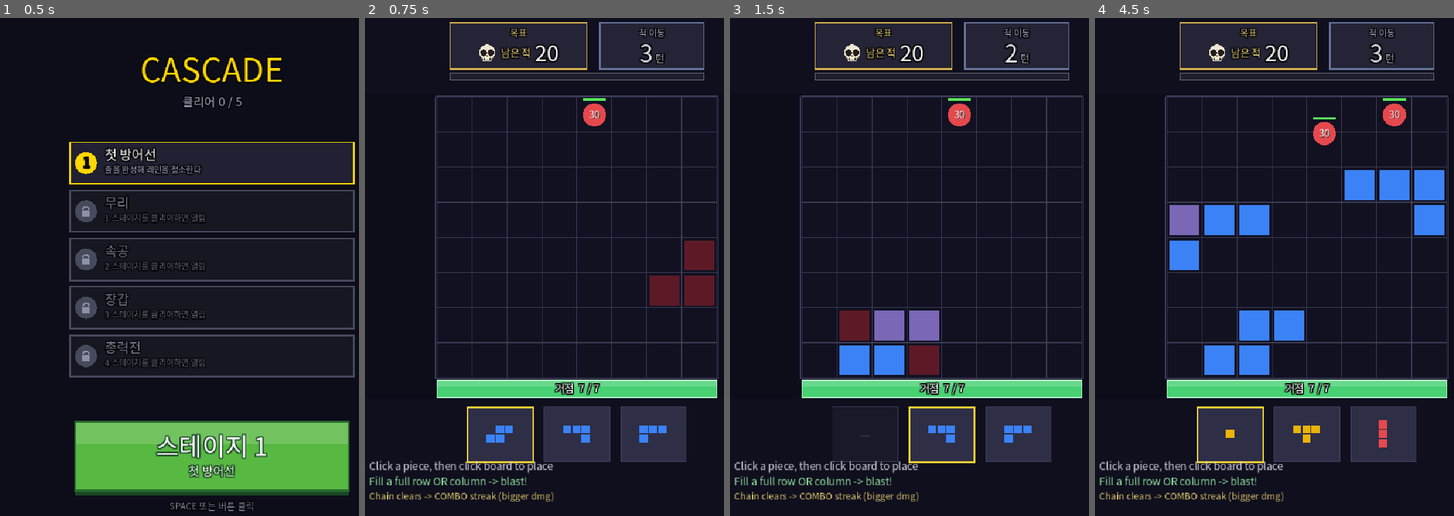
Above: before the commit, frames 1-4 (left to right).
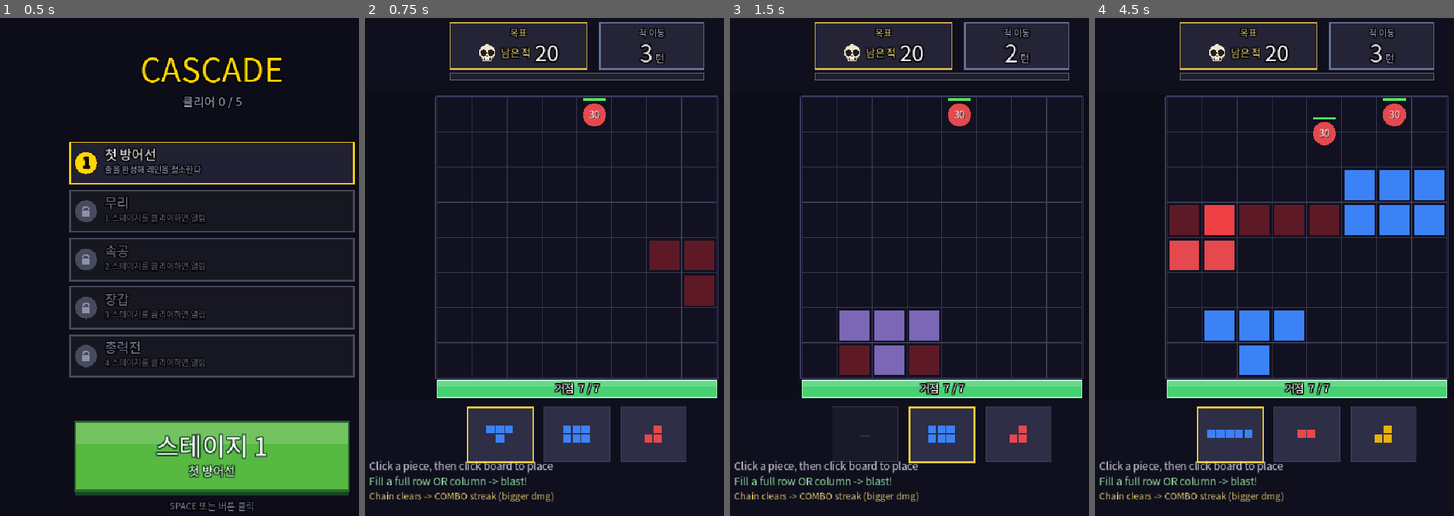
Above: after the commit, the same moments.

Repository: rorhdsu123/Cascade
Game: Godot game, scene res://Main.tscn
Two runs of this game, one before a commit and one after it. Both use one fixed random seed, a clock stepped at 60 frames per second and the inputs below.
Inputs (mouse positions are in pixels of both pictures, inside the frame that each line leads up to):
- Up to frame 1 (0.5 s): no input
- Up to frame 2 (0.75 s): tap Enter at 0.5, 0.6 s; move the mouse to (673, 262) at 0.52 s; click (673, 262) at 0.67 s
- Up to frame 3 (1.5 s): tap Space at 0.77, 1.25 s; move the mouse to (855, 316) at 1.27 s; tap 1 at 1.35 s; click (855, 316) at 1.42 s
- Up to frame 4 (4.5 s): tap Space at 1.52, 2.75, 3.02, 3.77, 4.25 s; tap Enter at 2, 2.1, 3.5, 3.6 s; move the mouse to (1349, 167) at 2.02 s; click (1349, 167) at 2.17 s; move the mouse to (1285, 396) at 2.77 s; tap 1 at 2.85, 4.35 s; click (1285, 396) at 2.92 s; move the mouse to (1439, 371) at 3.52 s; click (1439, 371) at 3.67 s; move the mouse to (1173, 207) at 4.27 s; click (1173, 207) at 4.42 s

Frame 1 is identical in both runs. In frame 2, 1.4% of the frame differs, in the area x 33-88%, y 44-86%; in frame 3, 1.8%; in frame 4, 6.1%, in the area x 20-88%, y 37-87%.

Commit message:
feat: 큰 조각 빈도 정상화 + 난이도 곡선 복원 (C29)
Block Blast 대비 큰 조각이 덜 나온다는 체감을 계측으로 확인하고 고침.
(tools/piecestat.gd, 300판 집계)

조각 분포 — 평균 3.56칸 → 4.24칸
  - I5   7.5% → 17.3%  (Block Blast 실측 최다 조각 17.7%)
  - 3×3  2.0% →  6.1%
  - 1칸  6.0% →  1.2%

원인 둘:
  - 티어 확률 과보호. 3×3은 f>0.62에서만, 그것도 최대 9%였는데 실측 f는
    대부분 0.6~0.75 → 사실상 안 나옴. SMALL 하한이 항상 40%.
  - 풀 안에서 균등추첨. I5가 테트로미노 8종에 희석되고, 반대로 1칸짜리가
    SMALL의 1/9씩 나옴.

고친 것:
  - 티어 확률 상향 + PIECE_W 가중추첨 (I5 무겁게, 1칸 가볍게)
  - 배치 가능 자리 필터: 지금 보드에 놓을 자리가 부족한 조각은 배급 안 함.
    큰 조각일수록 더 많은 자리를 요구(3×3=4자리). 이게 없으면 막힘사가
    4배 폭증(스1 20→93판/300) — 죽을 때 보드가 절반이나 비어 있었음.
    빈칸 수로는 파편화를 못 보기 때문.

난이도 복원 — 조각이 커진 만큼 적 압박(core_hp·total)을 다시 조임.
승률(300판, DDA ON): 88 / 81 / 68 / 49 / 40%

밸런스 기준 ⑤ 추가 — 손잡이는 core_hp·total 둘뿐:
  - step_every는 절벽. 3→2면 스5 승률 61%→2.5%.
  - spawn_every는 비단조. 조이면 적이 뭉쳐 들어와 한 레인에 더 쓸려서
    스3이 오히려 쉬워짐(63%→75%).

남은 이슈: 스1은 패배가 전부 막힘사(88%, 목표 95%). 스4·5는 적 수가
늘어 판이 25~30% 길어짐.

Co-Authored-By: Claude Opus 4.8 (1M context) <noreply@anthropic.com>

Diff:
--- a/Main.gd
+++ b/Main.gd
@@ -55,6 +55,10 @@
 # 기준 ③ 누수 봉쇄: 필요 처치 = total − (core_hp − 1). core_hp가 total에 가까우면
 #   '흘려보내며 이기기'가 성립(구 25/28 = 파탄). core_hp는 '허용 누수 횟수 + 1'로 읽는다.
 # 기준 ④ 누수 시계 = ROWS × step_every 배치 (fast는 절반). 유입 = spawn_every 배치당 1회.
+# 기준 ⑤ 난이도 손잡이는 core_hp(허용 누수) + total(적 수) 둘뿐이다. 나머지는 실측상 못 쓴다:
+#   step_every 3→2 = 절벽(스5 승률 61%→2.5%). 누수 시계가 24→16배치로 줄면 그냥 안 됨.
+#   spawn_every는 비단조 — 2→1로 조이면 스3이 오히려 쉬워졌다(63%→75%). 적이 뭉쳐 들어와
+#   한 레인 청소에 더 많이 쓸려나가기 때문. '더 빨리 온다'가 '더 어렵다'가 아니다.
 const STAGES: Array = [
 	{
 		"name": "첫 방어선", "tag": "줄을 완성해 레인을 청소한다",
@@ -65,26 +69,26 @@
 	{
 		# desync로 무리 절반이 base_step−1로 더 빨리 전진 → 행·열로 흩어져 한 줄론 못 쓸어냄
 		"name": "무리", "tag": "흩어져 밀려온다 — 한 줄로는 못 쓴다",
-		"total": 28, "core_hp": 5, "base_hp": 32, "hp_ramp": 0.4, "tank_mult": 2.5,
+		"total": 30, "core_hp": 3, "base_hp": 32, "hp_ramp": 0.4, "tank_mult": 2.5,
 		"spawn_every": 2, "step_every": 3, "onboard": 4,
 		"weights": {"basic": 40, "fast": 0, "tank": 0, "swarm": 60},
 	},
 	{
 		"name": "속공", "tag": "빠르다 — 시간이 없다",
-		"total": 30, "core_hp": 4, "base_hp": 34, "hp_ramp": 0.5, "tank_mult": 2.5,
+		"total": 34, "core_hp": 3, "base_hp": 34, "hp_ramp": 0.5, "tank_mult": 2.5,
 		"spawn_every": 2, "step_every": 3, "onboard": 3,
 		"weights": {"basic": 40, "fast": 50, "tank": 0, "swarm": 10},
 	},
 	{
 		# tank HP를 콤보3(240) 구간에 앉힌다: base 44~50 × 4.5 = 198~227 → 콤보2(180)로는 안 뚫림.
 		"name": "장갑", "tag": "한 방으론 안 뚫린다 — 콤보를 쌓아라",
-		"total": 32, "core_hp": 3, "base_hp": 44, "hp_ramp": 0.3, "tank_mult": 4.5,
+		"total": 44, "core_hp": 2, "base_hp": 44, "hp_ramp": 0.3, "tank_mult": 4.5,
 		"spawn_every": 2, "step_every": 3, "onboard": 3,
 		"weights": {"basic": 40, "fast": 0, "tank": 55, "swarm": 5},
 	},
 	{
 		"name": "총력전", "tag": "전부 온다",
-		"total": 38, "core_hp": 3, "base_hp": 46, "hp_ramp": 0.4, "tank_mult": 4.2,
+		"total": 48, "core_hp": 2, "base_hp": 46, "hp_ramp": 0.4, "tank_mult": 4.2,
 		"spawn_every": 2, "step_every": 3, "onboard": 2,
 		"weights": {"basic": 20, "fast": 35, "tank": 25, "swarm": 20},
 	},
@@ -161,6 +165,16 @@
 const SMALL_POOL: Array = ["1", "D2h", "D2v", "I3h", "I3v", "L3a", "L3b", "L3c", "L3d"]
 const MID_POOL: Array = ["O", "I", "Iv", "T", "S", "Z", "L", "J", "I5h", "I5v", "R32", "R23"]
 const BIG_POOL: Array = ["R33"]
+
+# 풀 안에서도 균등추첨이 아니라 가중추첨. 균등이면 간판 조각(I5)이 테트로미노 8종에 희석돼
+# MID의 1/6밖에 안 나오고, 1칸짜리가 SMALL의 1/9씩이나 나온다(= 손에 쓰레기 조각이 자주 잡힘).
+# Block Blast 감각: I5가 최다(~18%), 1칸은 아주 드묾.
+const PIECE_W: Dictionary = {
+	"1": 1, "D2h": 3, "D2v": 3, "I3h": 6, "I3v": 6, "L3a": 4, "L3b": 4, "L3c": 4, "L3d": 4,
+	"O": 6, "I": 4, "Iv": 4, "T": 4, "S": 3, "Z": 3, "L": 4, "J": 4,
+	"I5h": 10, "I5v": 10, "R32": 7, "R23": 7,
+	"R33": 1,
+}
 
 # ===== 스테이지 상태 =====
 # mode: "select"=레벨 선택 화면, "play"=한 스테이지 플레이 중 (스테이지는 서로 독립 = 보드·거점 초기화)
@@ -350,26 +364,64 @@
 				n += 1
 	return n
 
-# 조각 크기는 '보드 여유'에 연동한다 — 진행도가 아니라.
-# 구버전은 big_chance를 적 스폰 진행도(spawned/total)에 묶어서, 보드가 파편화돼 있어도 후반이면
-# 테트로미노를 50%까지 퍼부었음. 실측: 막힘 사망 시 보드 점유가 평균 46%뿐 = 보드가 '차서'가 아니라
-# 큰 조각이 '안 맞아서' 죽는다는 뜻. → 여유가 많을 때만 큰 조각, 빡빡하면 작은 조각으로 숨통.
 # 조각 크기 티어는 '보드 여유'에 연동한다 — 진행도가 아니라.
 # 여유가 많으면 큰 조각(줄 완성 주력 = I5·직사각), 빡빡해지면 작은 조각으로 숨통.
-# 구버전은 적 스폰 진행도에 묶여 있어 파편화된 보드에도 테트로미노를 퍼부었음(막힘사의 원인).
+# (구버전은 적 스폰 진행도에 묶여 있어 파편화된 보드에도 테트로미노를 퍼부었음 = 막힘사의 원인.)
+#
+# 단, 여유 연동을 너무 세게 걸면 반대로 과보호가 된다: 실측 f는 대부분 0.6~0.9인데
+# 옛 계수(big은 f>0.62부터 최대 9%, mid는 상한 52%)로는 SMALL이 항상 40% 이상 깔려서
+# 평균 조각이 3.56칸까지 내려갔고 3×3은 2%밖에 안 나왔다. 그 사이 막힘사는 300판 중 2~20판까지
+# 줄어든 반면 패배의 대부분은 '적을 못 잡아서'(거점 함락)로 옮겨간 상태 → 조각을 키우는 게 곧 해법.
 func _random_piece() -> Dictionary:
 	var f: float = float(_free_cells()) / float(ROWS * COLS)
-	var p_big: float = clampf((f - 0.62) / 0.38, 0.0, 1.0) * 0.09
-	var p_mid: float = clampf((f - 0.28) / 0.40, 0.0, 1.0) * 0.52
+	var p_big: float = clampf((f - 0.50) / 0.35, 0.0, 1.0) * 0.16
+	var p_mid: float = clampf((f - 0.25) / 0.30, 0.0, 1.0) * 0.60
 	var r: float = randf()
-	var pool: Array = SMALL_POOL
+	var tier: int = 0                      # 0=SMALL, 1=MID, 2=BIG
 	if r < p_big:
-		pool = BIG_POOL
+		tier = 2
 	elif r < p_big + p_mid:
-		pool = MID_POOL
-	var t: String = pool[randi() % pool.size()]
+		tier = 1
+	# 빈칸 수(f)만으로는 '파편화'를 못 본다: 보드가 반이나 비었는데도 3×3·I5가 들어갈 자리가
+	# 없는 상태가 실제 막힘사의 정체(사망 시 보드 점유 50%). 그래서 지금 보드에 놓을 자리가
+	# 없는 조각은 아예 뽑지 않고, 티어가 통째로 안 맞으면 한 단계 작은 티어로 내린다.
+	# 큰 조각일수록 여유 자리를 더 요구한다 — '딱 한 자리에만 간신히 맞는' 3×3을 쥐어주면
+	# 그 자리를 다른 조각이 먼저 먹는 순간 死. 선택지가 남는 조각만 배급한다.
+	# SMALL에는 1칸짜리가 있으니 빈칸이 하나라도 있으면 최소 하나는 반드시 맞는다.
+	var need: Array = [1, 2, 4]            # SMALL / MID / BIG이 요구하는 최소 배치 가능 자리 수
+	var pool: Array = []
+	while tier >= 0:
+		for t in _tier_pool(tier):
+			if _piece_fits_at_least(PIECES[t], int(need[tier])):
+				pool.append(t)
+		if not pool.is_empty():
+			break
+		tier -= 1
+	if pool.is_empty():
+		pool = SMALL_POOL.duplicate()      # 보드가 꽉 참 — 어차피 다음 턴에 막힘 판정
+	var ty: String = _weighted_pick(pool)
 	var c: String = COLORS[randi() % COLORS.size()]
-	return {"type": t, "color": c, "offsets": (PIECES[t] as Array).duplicate()}
+	return {"type": ty, "color": c, "offsets": (PIECES[ty] as Array).duplicate()}
+
+func _tier_pool(tier: int) -> Array:
+	match tier:
+		2:
+			return BIG_POOL
+		1:
+			return MID_POOL
+		_:
+			return SMALL_POOL
+
+func _weighted_pick(pool: Array) -> String:
+	var total: int = 0
+	for t in pool:
+		total += int(PIECE_W[t])
+	var r: int = randi() % total
+	for t in pool:
+		r -= int(PIECE_W[t])
+		if r < 0:
+			return t
+	return pool[pool.size() - 1]
 
 # 이 조각을 지금 보드에 놓으면 줄이 완성되는 자리가 있나
 func _would_clear(cells: Array) -> bool:
@@ -536,6 +588,11 @@
 
 # 주어진 조각 offsets을 어떤 앵커에든 놓을 수 있으면 true
 func _piece_placeable(offsets: Array) -> bool:
+	return _piece_fits_at_least(offsets, 1)
+
+# 놓을 수 있는 자리가 n곳 이상인가 (n곳 찾으면 즉시 중단)
+func _piece_fits_at_least(offsets: Array, n: int) -> bool:
+	var found: int = 0
 	for anchor_r in range(ROWS):
 		for anchor_c in range(COLS):
 			var cells: Array = []
@@ -543,7 +600,9 @@
 				var ov: Vector2i = o as Vector2i
 				cells.append(Vector2i(anchor_c + ov.x, anchor_r + ov.y))
 			if _can_place(cells):
-				return true
+				found += 1
+				if found >= n:
+					return true
 	return false
 
 # 트레이의 non-empty 조각 중 하나라도 어딘가 놓을 수 있으면 true
--- /dev/null
+++ b/tools/piecestat.gd
@@ -0,0 +1,226 @@
+extends SceneTree
+
+# 조각 분포 계측 (일회성) — 그리디 봇으로 실제 플레이하며 '실제로 손에 들어온 조각'을 집계.
+# Block Blast 실측치와 비교하기 위함.
+
+const TRIALS: int = 60
+
+func _init() -> void:
+	var S: GDScript = load("res://Main.gd")
+	var g: Node = S.new()
+	root.add_child(g)
+
+	var count: Dictionary = {}
+	var cells_sum: float = 0.0
+	var n: float = 0.0
+	var f_hist: Array = [0, 0, 0, 0, 0]   # f<0.3, <0.45, <0.6, <0.75, >=0.75
+	var tier: Dictionary = {"SMALL": 0, "MID": 0, "BIG": 0}
+
+	for si in range(g.STAGES.size()):
+		for t in range(TRIALS):
+			g._start_stage(si)
+			var guard: int = 0
+			while not g.game_over and not g.game_clear and guard < 3000:
+				guard += 1
+				var s: int = 0
+				while g.resolving and s < 400:
+					g._process(0.05)
+					s += 1
+				if g.game_over or g.game_clear:
+					break
+				var mv: Dictionary = _best_move(g)
+				if mv.is_empty():
+					break
+				# 이 배치 시점의 보드 여유
+				var free: int = 0
+				for br in range(g.ROWS):
+					for bc in range(g.COLS):
+						if g.board[br][bc] == "":
+							free += 1
+				var f: float = float(free) / float(g.ROWS * g.COLS)
+				var bi: int = 0
+				if f >= 0.75: bi = 4
+				elif f >= 0.6: bi = 3
+				elif f >= 0.45: bi = 2
+				elif f >= 0.3: bi = 1
+				f_hist[bi] += 1
+
+				var ty: String = g.tray[mv["slot"]]["type"]
+				count[ty] = int(count.get(ty, 0)) + 1
+				cells_sum += float((g.PIECES[ty] as Array).size())
+				n += 1.0
+				if g.SMALL_POOL.has(ty): tier["SMALL"] += 1
+				elif g.MID_POOL.has(ty): tier["MID"] += 1
+				else: tier["BIG"] += 1
+
+				g.sel = mv["slot"]
+				g.hover_col = mv["col"]
+				g.hover_row = mv["row"]
+				g._place_piece()
+
+	print("\n===== 실제 플레이 중 조각 분포 (%d판, 조각 %d개) =====" % [TRIALS * g.STAGES.size(), int(n)])
+	var keys: Array = count.keys()
+	keys.sort_custom(func(a, b): return int(count[a]) > int(count[b]))
+	for k in keys:
+		var pct: float = 100.0 * float(count[k]) / n
+		print("  %-4s (%d칸) : %5.2f%%  %s" % [k, (g.PIECES[k] as Array).size(), pct, "#".repeat(int(pct))])
+	print("\n티어별:  SMALL %5.2f%%   MID %5.2f%%   BIG(3x3) %5.2f%%" % [
+		100.0 * float(tier["SMALL"]) / n, 100.0 * float(tier["MID"]) / n, 100.0 * float(tier["BIG"]) / n])
+	print("평균 조각 크기: %.2f칸" % (cells_sum / n))
+	var fh: float = 0.0
+	for v in f_hist:
+		fh += float(v)
+	print("배치 시점 보드 여유 f 분포:  <0.30 %4.1f%% | <0.45 %4.1f%% | <0.60 %4.1f%% | <0.75 %4.1f%% | >=0.75 %4.1f%%" % [
+		100.0 * float(f_hist[0]) / fh, 100.0 * float(f_hist[1]) / fh, 100.0 * float(f_hist[2]) / fh,
+		100.0 * float(f_hist[3]) / fh, 100.0 * float(f_hist[4]) / fh])
+	quit()
+
+func _best_move(g: Node) -> Dictionary:
+	var best: Dictionary = {}
+	var best_score: float = -1e9
+	for slot in range(3):
+		if g.tray[slot].is_empty():
+			continue
+		var offsets: Array = g.tray[slot]["offsets"]
+		for r in range(g.ROWS):
+			for c in range(g.COLS):
+				var cells: Array = []
+				var ok: bool = true
+				for o in offsets:
+					var ov: Vector2i = o as Vector2i
+					var cc: Vector2i = Vector2i(c + ov.x, r + ov.y)
+					if cc.x < 0 or cc.x >= g.COLS or cc.y < 0 or cc.y >= g.ROWS:
+						ok = false
+						break
+					if g.board[cc.y][cc.x] != "":
+						ok = false
+						break
+					cells.append(cc)
+				if not ok:
+					continue
+				var sc: float = _score(g, cells, slot)
+				if sc > best_score:
+					best_score = sc
+					best = {"slot": slot, "col": c, "row": r}
+	return best
+
+func _score(g: Node, cells: Array, slot: int) -> float:
+	var occ: Array = []
+	for r in range(g.ROWS):
+		var row: Array = []
+		for c in range(g.COLS):
+			row.append(g.board[r][c] != "")
+		occ.append(row)
+	for ci in cells:
+		var cv: Vector2i = ci as Vector2i
+		occ[cv.y][cv.x] = true
+	var full_rows: Array = []
+	var full_cols: Array = []
+	for r in range(g.ROWS):
+		var fr: bool = true
+		for c in range(g.COLS):
+			if not occ[r][c]:
+				fr = false
+				break
+		if fr:
+			full_rows.append(r)
+	for c in range(g.COLS):
+		var fc: bool = true
+		for r in range(g.ROWS):
+			if not occ[r][c]:
+				fc = false
+				break
+		if fc:
+			full_cols.append(c)
+	var lines: int = full_rows.size() + full_cols.size()
+	var score: float = 500.0 * float(lines)
+	var after: Array = []
+	for r2 in range(g.ROWS):
+		var row2: Array = []
+		for c2 in range(g.COLS):
+			var f: bool = occ[r2][c2]
+			if full_rows.has(r2) or full_cols.has(c2):
+				f = false
+			row2.append(f)
+		after.append(row2)
+	var others: int = 0
+	for slot2 in range(3):
+		if slot2 == slot or g.tray[slot2].is_empty():
+			continue
+		others += 1
+		if not _fits_anywhere(g, after, g.tray[slot2]["offsets"]):
+			score -= 900.0
+	if others == 0:
+		var free: int = 0
+		for r3 in range(g.ROWS):
+			for c3 in range(g.COLS):
+				if not after[r3][c3]:
+					free += 1
+		if free < 12:
+			score -= 300.0
+	if lines > 0:
+		var lanes: int = maxi(1, g.combo + 1)
+		var hit: int = 0
+		for e in g.enemies:
+			var in_band: bool = false
+			for fc2 in full_cols:
+				if absi(int(e["col"]) - int(fc2)) < lanes:
+					in_band = true
+			for fr2 in full_rows:
+				if absi(int(e["row"]) - int(fr2)) < lanes:
+					in_band = true
+			if in_band:
+				hit += 1
+		score += 120.0 * float(hit)
+		for e in g.enemies:
+			for fc3 in full_cols:
+				if int(e["col"]) == int(fc3):
+					score += 8.0 * float(e["row"])
+	var filled: int = 0
+	var holes: int = 0
+	for r in range(g.ROWS):
+		for c in range(g.COLS):
+			if occ[r][c]:
+				filled += 1
+			else:
+				var nb: int = 0
+				if r == 0 or occ[r - 1][c]:
+					nb += 1
+				if r == g.ROWS - 1 or occ[r + 1][c]:
+					nb += 1
+				if c == 0 or occ[r][c - 1]:
+					nb += 1
+				if c == g.COLS - 1 or occ[r][c + 1]:
+					nb += 1
+				if nb == 4:
+					holes += 1
+	var fill_frac: float = float(filled) / float(g.ROWS * g.COLS)
+	score -= 60.0 * fill_frac * fill_frac * float(g.ROWS * g.COLS) / 10.0
+	score -= 70.0 * float(holes)
+	var touch: int = 0
+	for ci2 in cells:
+		var cv2: Vector2i = ci2 as Vector2i
+		for d in [Vector2i(1, 0), Vector2i(-1, 0), Vector2i(0, 1), Vector2i(0, -1)]:
+			var nx: int = cv2.x + d.x
+			var ny: int = cv2.y + d.y
+			if nx < 0 or nx >= g.COLS or ny < 0 or ny >= g.ROWS:
+				touch += 1
+			elif g.board[ny][nx] != "":
+				touch += 1
+	score += 4.0 * float(touch)
+	return score
+
+func _fits_anywhere(g: Node, occ: Array, offsets: Array) -> bool:
+	for r in range(g.ROWS):
+		for c in range(g.COLS):
+			var ok: bool = true
+			for o in offsets:
+				var ov: Vector2i = o as Vector2i
+				var x: int = c + ov.x
+				var y: int = r + ov.y
+				if x < 0 or x >= g.COLS or y < 0 or y >= g.ROWS or occ[y][x]:
+					ok = false
+					break
+			if ok:
+				return true
+	return false
--- /dev/null
+++ b/tools/tune.gd
@@ -0,0 +1,242 @@
+extends SceneTree
+
+# 밸런스 튜너 (일회성) — 스테이지별 파라미터 후보를 한 번에 A/B.
+# DDA ON, 120판. sim.gd보다 빠르게 방향만 잡는 용도.
+
+const TRIALS: int = 120
+
+# 스테이지별 후보: {} = 현재값 그대로(기준선)
+# 1차 결과: step_every는 절벽(스5 2.5%) → 못 씀. spawn_every는 비단조(스3에서 오히려 쉬워짐) → 안 씀.
+# core_hp(허용 누수) + total(적 수)만 손잡이로 쓴다. 목표 승률: 스2 79 / 스3 65 / 스4 46 / 스5 31.
+# 스3은 1차에서 {core_hp:3, total:34} = 63.3%로 이미 목표 도달 → 2차 탐색에서 제외.
+const CANDIDATES: Dictionary = {
+	1: [
+		{"core_hp": 4, "total": 32},
+		{"core_hp": 4, "total": 34},
+		{"core_hp": 3, "total": 30},
+	],
+	3: [
+		{"core_hp": 2, "total": 40},
+		{"core_hp": 2, "total": 44},
+		{"core_hp": 2, "total": 48},
+	],
+	4: [
+		{"core_hp": 2, "total": 48},
+		{"core_hp": 2, "total": 54},
+		{"core_hp": 1, "total": 44},
+	],
+}
+
+func _init() -> void:
+	var S: GDScript = load("res://Main.gd")
+	var g: Node = S.new()
+	root.add_child(g)
+	g.dda_enabled = true
+
+	print("\n stage | 후보                                        | 승률   | 누수 | 거점사 | 막힘사")
+	print("-------+---------------------------------------------+--------+------+--------+-------")
+	for si in CANDIDATES.keys():
+		for cand in CANDIDATES[si]:
+			# const STAGES는 읽기 전용 → 원본을 복제해 덮어쓴 st를 주입한다
+			var patched: Dictionary = (g.STAGES[si] as Dictionary).duplicate(true)
+			for k in cand.keys():
+				patched[k] = cand[k]
+			var wins: int = 0
+			var leak: float = 0.0
+			var dc: int = 0
+			var ds: int = 0
+			for t in range(TRIALS):
+				var r: Dictionary = _play(g, si, patched)
+				if r["win"]:
+					wins += 1
+				leak += float(r["leaked"])
+				if r["dead_core"]:
+					dc += 1
+				if r["dead_stuck"]:
+					ds += 1
+			print("   %d   | %-43s | %5.1f%% | %4.2f |  %3d   |  %3d" % [
+				si + 1, str(cand) if not cand.is_empty() else "(현재값)",
+				100.0 * float(wins) / float(TRIALS), leak / float(TRIALS), dc, ds])
+		print("-------+---------------------------------------------+--------+------+--------+-------")
+	quit()
+
+func _play(g: Node, si: int, patched: Dictionary) -> Dictionary:
+	g.stage_idx = si
+	g.st = patched
+	g.mode = "play"
+	g._init_game()
+	var guard: int = 0
+	while not g.game_over and not g.game_clear and guard < 3000:
+		guard += 1
+		var s: int = 0
+		while g.resolving and s < 400:
+			g._process(0.05)
+			s += 1
+		if g.game_over or g.game_clear:
+			break
+		var mv: Dictionary = _best_move(g)
+		if mv.is_empty():
+			break
+		g.sel = mv["slot"]
+		g.hover_col = mv["col"]
+		g.hover_row = mv["row"]
+		g._place_piece()
+	var s2: int = 0
+	while g.resolving and s2 < 400:
+		g._process(0.05)
+		s2 += 1
+	return {
+		"win": g.game_clear, "leaked": g.leaked,
+		"dead_core": g.game_over and not g.stuck,
+		"dead_stuck": g.game_over and g.stuck,
+	}
+
+func _best_move(g: Node) -> Dictionary:
+	var best: Dictionary = {}
+	var best_score: float = -1e9
+	for slot in range(3):
+		if g.tray[slot].is_empty():
+			continue
+		var offsets: Array = g.tray[slot]["offsets"]
+		for r in range(g.ROWS):
+			for c in range(g.COLS):
+				var cells: Array = []
+				var ok: bool = true
+				for o in offsets:
+					var ov: Vector2i = o as Vector2i
+					var cc: Vector2i = Vector2i(c + ov.x, r + ov.y)
+					if cc.x < 0 or cc.x >= g.COLS or cc.y < 0 or cc.y >= g.ROWS:
+						ok = false
+						break
+					if g.board[cc.y][cc.x] != "":
+						ok = false
+						break
+					cells.append(cc)
+				if not ok:
+					continue
+				var sc: float = _score(g, cells, slot)
+				if sc > best_score:
+					best_score = sc
+					best = {"slot": slot, "col": c, "row": r}
+	return best
+
+func _score(g: Node, cells: Array, slot: int) -> float:
+	var occ: Array = []
+	for r in range(g.ROWS):
+		var row: Array = []
+		for c in range(g.COLS):
+			row.append(g.board[r][c] != "")
+		occ.append(row)
+	for ci in cells:
+		var cv: Vector2i = ci as Vector2i
+		occ[cv.y][cv.x] = true
+	var full_rows: Array = []
+	var full_cols: Array = []
+	for r in range(g.ROWS):
+		var fr: bool = true
+		for c in range(g.COLS):
+			if not occ[r][c]:
+				fr = false
+				break
+		if fr:
+			full_rows.append(r)
+	for c in range(g.COLS):
+		var fc: bool = true
+		for r in range(g.ROWS):
+			if not occ[r][c]:
+				fc = false
+				break
+		if fc:
+			full_cols.append(c)
+	var lines: int = full_rows.size() + full_cols.size()
+	var score: float = 500.0 * float(lines)
+	var after: Array = []
+	for r2 in range(g.ROWS):
+		var row2: Array = []
+		for c2 in range(g.COLS):
+			var f: bool = occ[r2][c2]
+			if full_rows.has(r2) or full_cols.has(c2):
+				f = false
+			row2.append(f)
+		after.append(row2)
+	var others: int = 0
+	for slot2 in range(3):
+		if slot2 == slot or g.tray[slot2].is_empty():
+			continue
+		others += 1
+		if not _fits_anywhere(g, after, g.tray[slot2]["offsets"]):
+			score -= 900.0
+	if others == 0:
+		var free: int = 0
+		for r3 in range(g.ROWS):
+			for c3 in range(g.COLS):
+				if not after[r3][c3]:
+					free += 1
+		if free < 12:
+			score -= 300.0
+	if lines > 0:
+		var lanes: int = maxi(1, g.combo + 1)
+		var hit: int = 0
+		for e in g.enemies:
+			var in_band: bool = false
+			for fc2 in full_cols:
+				if absi(int(e["col"]) - int(fc2)) < lanes:
+					in_band = true
+			for fr2 in full_rows:
+				if absi(int(e["row"]) - int(fr2)) < lanes:
+					in_band = true
+			if in_band:
+				hit += 1
+		score += 120.0 * float(hit)
+		for e in g.enemies:
+			for fc3 in full_cols:
+				if int(e["col"]) == int(fc3):
+					score += 8.0 * float(e["row"])
+	var filled: int = 0
+	var holes: int = 0
+	for r in range(g.ROWS):
+		for c in range(g.COLS):
+			if occ[r][c]:
+				filled += 1
+			else:
+				var nb: int = 0
+				if r == 0 or occ[r - 1][c]:
+					nb += 1
+				if r == g.ROWS - 1 or occ[r + 1][c]:
+					nb += 1
+				if c == 0 or occ[r][c - 1]:
+					nb += 1
+				if c == g.COLS - 1 or occ[r][c + 1]:
+					nb += 1
+				if nb == 4:
+					holes += 1
+	var fill_frac: float = float(filled) / float(g.ROWS * g.COLS)
+	score -= 60.0 * fill_frac * fill_frac * float(g.ROWS * g.COLS) / 10.0
+	score -= 70.0 * float(holes)
+	var touch: int = 0
+	for ci2 in cells:
+		var cv2: Vector2i = ci2 as Vector2i
+		for d in [Vector2i(1, 0), Vector2i(-1, 0), Vector2i(0, 1), Vector2i(0, -1)]:
+			var nx: int = cv2.x + d.x
+			var ny: int = cv2.y + d.y
+			if nx < 0 or nx >= g.COLS or ny < 0 or ny >= g.ROWS:
+				touch += 1
+			elif g.board[ny][nx] != "":
+				touch += 1
+	score += 4.0 * float(touch)
+	return score
+
+func _fits_anywhere(g: Node, occ: Array, offsets: Array) -> bool:
+	for r in range(g.ROWS):
+		for c in range(g.COLS):
+			var ok: bool = true
+			for o in offsets:
+				var ov: Vector2i = o as Vector2i
+				var x: int = c + ov.x
+				var y: int = r + ov.y
+				if x < 0 or x >= g.COLS or y < 0 or y >= g.ROWS or occ[y][x]:
+					ok = false
+					break
+			if ok:
+				return true
+	return false
